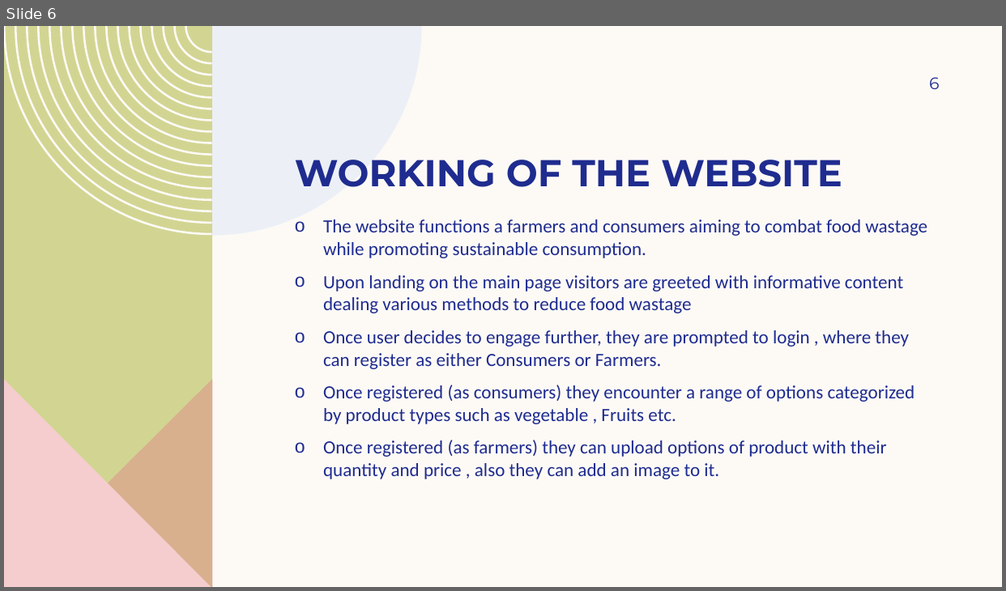
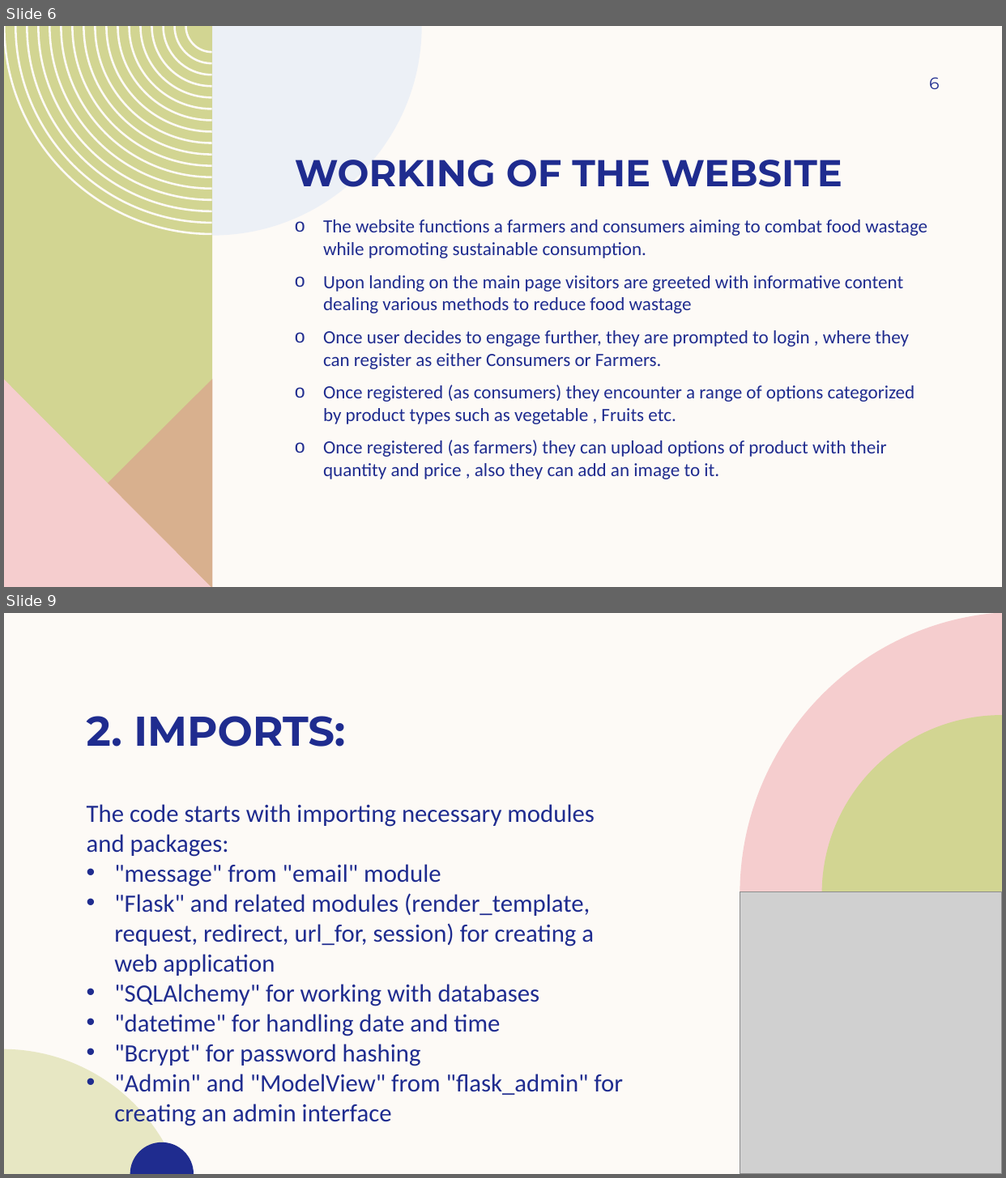
Before and after one commit to srr17/HackathonACMNEXUS, a slide deck: CROP LINK.pptx. Shown one above the other, each under a label of ours: slide 6 before the commit, slides 6 and 9 after it; the slides between them are not shown. The pictures are 1006x591 and 1006x1178 pixels, drawn with LibreOffice and Linux fonts; fonts in the diff are those of the drawing; grey boxes stand for pictures; background and template pictures are left out. Boxes give left, top, right and bottom in pixels: in the first picture for what was removed or moved away, otherwise in the second. Text is boxed around its words. In the diff, an @@ line names an element or a change of style, - is before the commit and + after.

```diff
--- a/CROP LINK.pptx
+++ b/CROP LINK.pptx
@@ slide 9 added at (4,613,1002,1174), background #FDFAF6 @@
@@ freeform shape added at (740,613,1002,895), fill #F5CDCE @@
@@ title added at (87,716,345,747), 40 pt, text #1F2C8F, bold @@
+2. IMPORTS:
@@ freeform shape added at (822,715,1002,894), fill #D2D592 @@
@@ text added at (87,804,623,1127), 24 pt, text #1F2C8F @@
+The code starts with importing necessary modules and packages:
+• "message" from "email" module
+• "Flask" and related modules (render_template, request, redirect, url_for, session) for creating a web application
+• "SQLAlchemy" for working with databases
+• "datetime" for handling date and time
+• "Bcrypt" for password hashing
+• "Admin" and "ModelView" from "flask_admin" for creating an admin interface
@@ picture added at (740,892,1002,1174) @@
@@ freeform shape added at (4,1050,178,1174), fill #D2D592 at 50% opacity @@
@@ freeform shape added at (130,1143,194,1174), fill #1F2C8F @@
```
Also in this commit, not shown: 4 slides changed, 8 other slides added, 6 slides removed.
